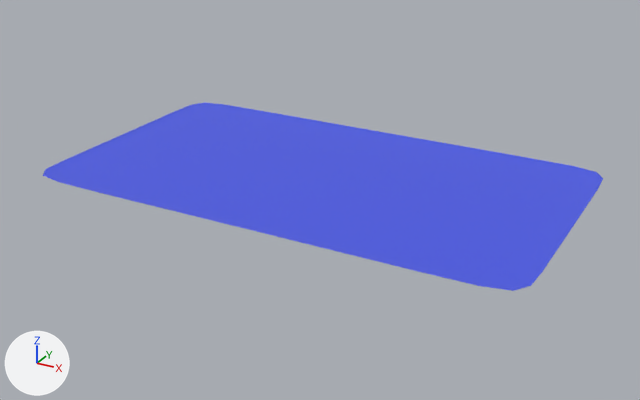
Two versions of the Blender file Modelos VR/Probados/bandeja.blend, one commit apart.
One viewpoint serves both versions: a 50 mm camera at (3.32, -6.07, 3.94) aimed at (0.03, -0.08, 0.95). The lights are fixed; the arrows at lower left show +X, +Y and +Z.
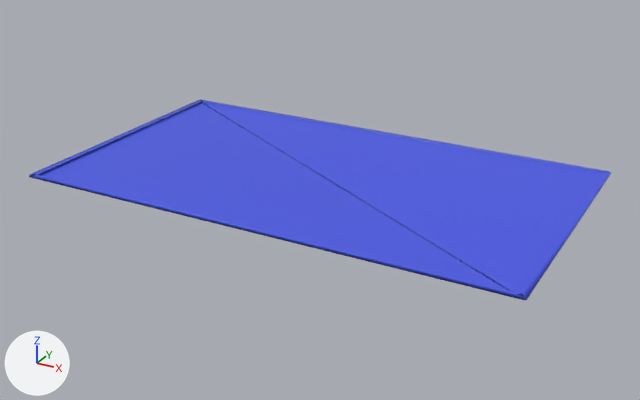
Location of each change, (x1, y1, x2, y2) in pixels of the pictures (640 x 400 px):
'Cube', modifiers changed (6% taller)
    before: (43, 103, 603, 291)
    after: (29, 100, 611, 300)

Diff of the bpy script that builds the scene:
```diff
--- a/Modelos VR/Probados/bandeja.blend.py
+++ b/Modelos VR/Probados/bandeja.blend.py
@@ ob_cube @@
 _m = ob_cube.modifiers.new('Solidificar', 'SOLIDIFY')
 _m.thickness = 0.03
-_m = ob_cube.modifiers.new('Subdivisión', 'SUBSURF')
-_m.levels = 5
```
